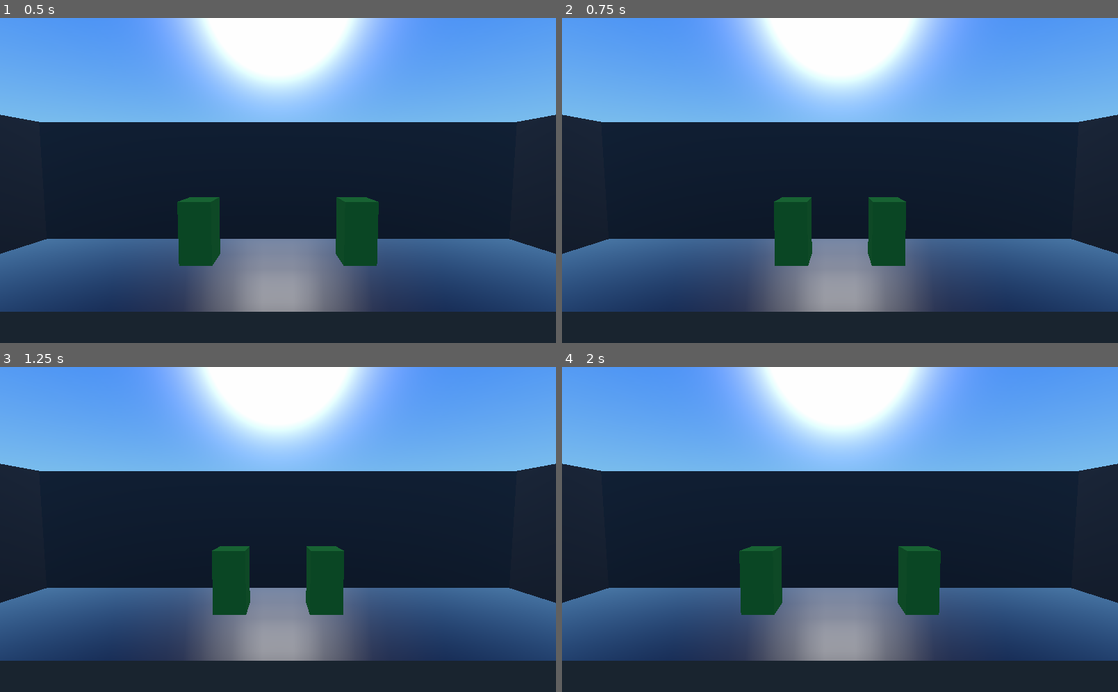
Above: before the commit, frames 1-4 (two rows, left to right).
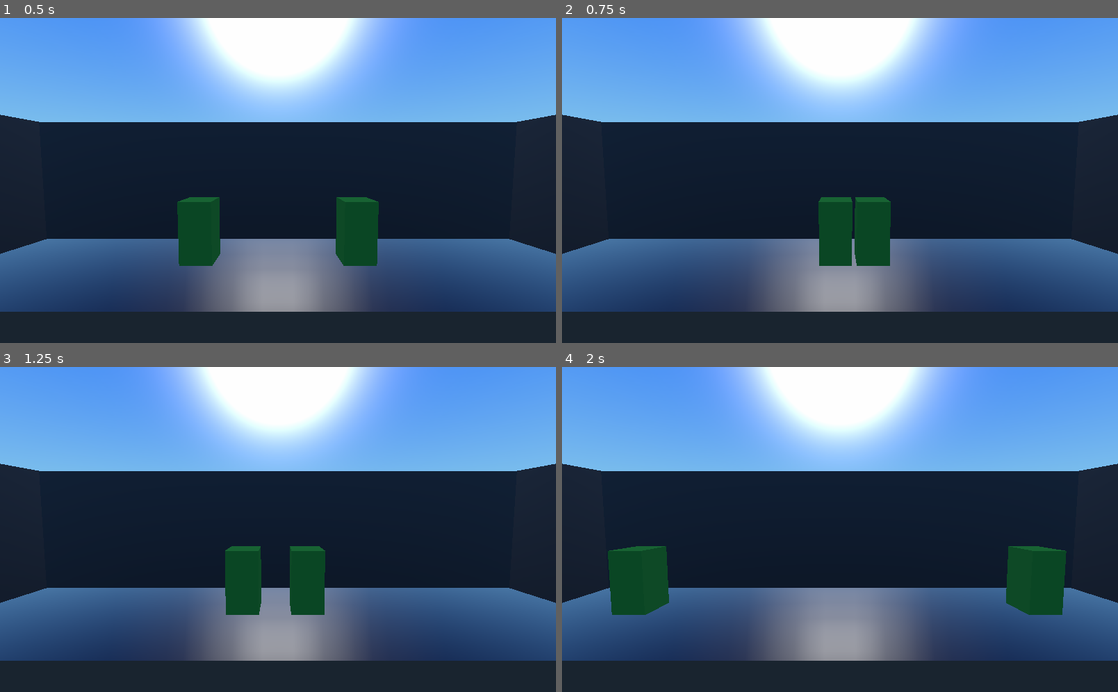
Above: after the commit, the same moments.

Repository: PARGroup/Movement-Test
Game: Godot game, scene res://scenes/Fight.tscn
Same seed, same stepped clock (60 frames per second), same inputs: the game is played once before the commit and once after it.
Inputs:
- Up to frame 1 (0.5 s): no input
- Up to frame 2 (0.75 s): tap Enter at 0.5 s; hold D (player1_move_right) from 0.53 s (still down); tap Left (player2_move_left) at 0.6 s
- Up to frame 3 (1.25 s): keep holding D (player1_move_right)
- Up to frame 4 (2 s): tap Space at 1.25 s; release D (player1_move_right) at 1.28 s; hold A (player1_move_left) from 1.28 s (still down); tap Right (player2_move_right) at 1.35 s

Frame 1 is identical in both runs. In frame 2, 3.8% of the frame differs, in the area x 38-62%, y 55-77%; in frame 3, 2.3%; in frame 4, 7.3%, in the area x 8-91%, y 55-77%.

Commit message:
added constants because Im a filthy hypocrite

Diff:
--- a/scenes/Fight.tscn
+++ b/scenes/Fight.tscn
@@ -138,7 +138,7 @@
 [node name="RightWall" type="MeshInstance" parent="." index="2"]
 
 editor/display_folded = true
-transform = Transform( -8.14603e-07, -1, 0, 5, -1.62921e-07, 0, 0, 0, 5, 20, 5, 0 )
+transform = Transform( -8.14603e-007, -1, 0, 5, -1.62921e-007, 0, 0, 0, 5, 20, 5, 0 )
 layers = 1
 material_override = null
 cast_shadow = 1
@@ -172,7 +172,7 @@
 [node name="LeftWall" type="MeshInstance" parent="." index="3"]
 
 editor/display_folded = true
-transform = Transform( -1.41065e-06, 1, 0, -5, -2.8213e-07, 0, 0, 0, 5, -20, 5, 0 )
+transform = Transform( -1.41065e-006, 1, 0, -5, -2.8213e-007, 0, 0, 0, 5, -20, 5, 0 )
 layers = 1
 material_override = null
 cast_shadow = 1
@@ -205,7 +205,7 @@
 
 [node name="BackWall" type="MeshInstance" parent="." index="4"]
 
-transform = Transform( 3.97987e-13, 2.8213e-07, 20, 5, -2.8213e-07, 8.85426e-20, 1.41065e-06, 1, -5.6426e-06, 0, 5, -5 )
+transform = Transform( 3.97987e-013, 2.8213e-007, 20, 5, -2.8213e-007, 8.85426e-020, 1.41065e-006, 1, -5.6426e-006, 0, 5, -5 )
 layers = 1
 material_override = null
 cast_shadow = 1
--- a/scenes/Player.gd
+++ b/scenes/Player.gd
@@ -9,10 +9,17 @@
 export var player1 = false
 
 onready var particles = $Particles
+const DASH_VEL = 25;
+const DASH_SPD = 0.4;
+const DASH_ACL = 8;
+const KNOCKBACK_VEL = 10;
+const KNOCKBACK_SPD = 0.2;
+const KNOCKBACK_ACL = 5
 
 var IDLING = State.new(Vector3(0, 0, 0), 0, Vector3(0, 0, 0), StateType.IDLING)
-var DASHING = State.new(Vector3(20, 0, 0), 0.1, Vector3(10, 0, 0), StateType.DASHING)
-var KNOCKBACK = State.new(Vector3(10, 0, 0), 0.1, Vector3(5, 0, 0), StateType.KNOCKED_BACK)
+var DASHING = State.new(Vector3(DASH_VEL, 0, 0), DASH_SPD, Vector3(DASH_ACL, 0, 0), StateType.DASHING)
+var KNOCKBACK = State.new(Vector3(KNOCKBACK_VEL, 0, 0), KNOCKBACK_SPD, Vector3(KNOCKBACK_ACL, 0, 0), StateType.KNOCKED_BACK)
+
 
 var acceleration = Vector3()
 var velocity = Vector3()
